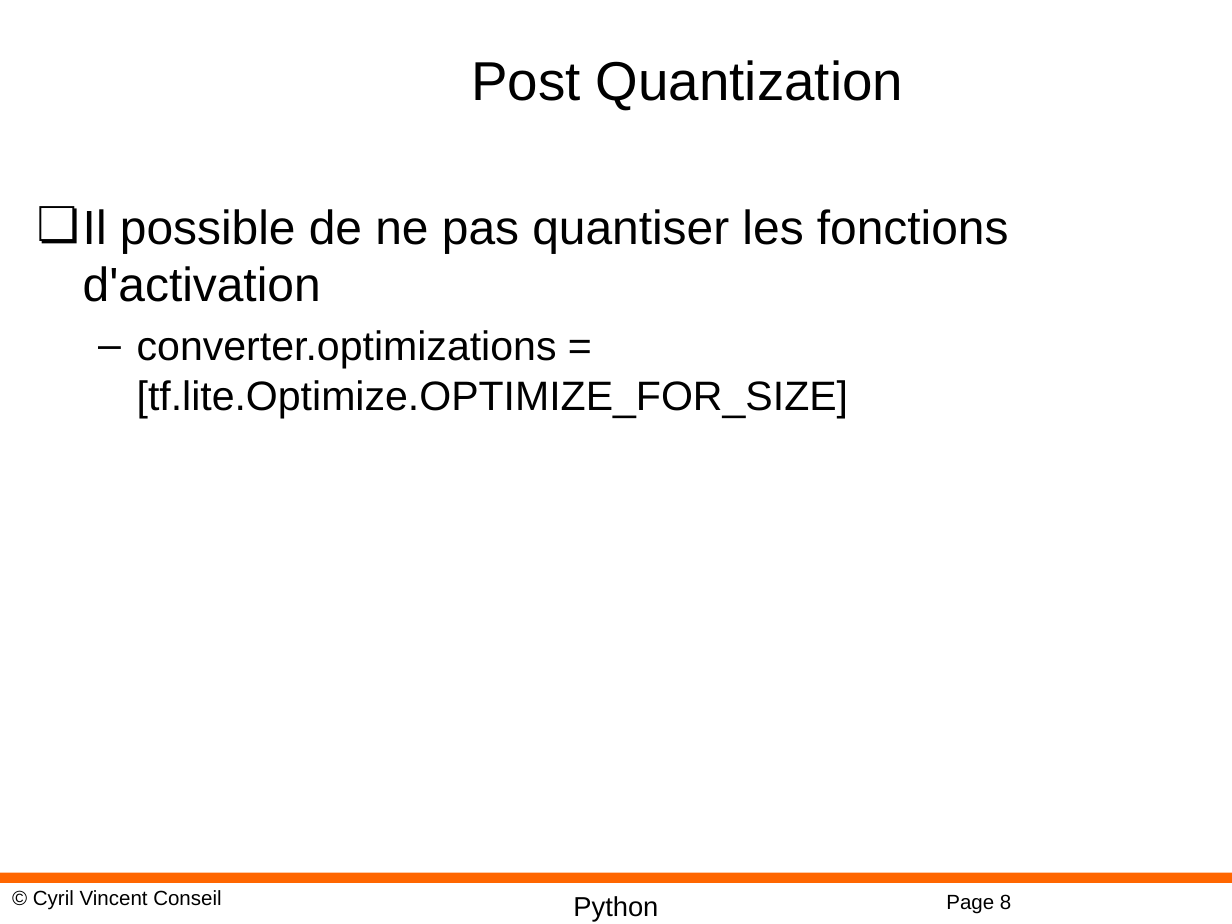
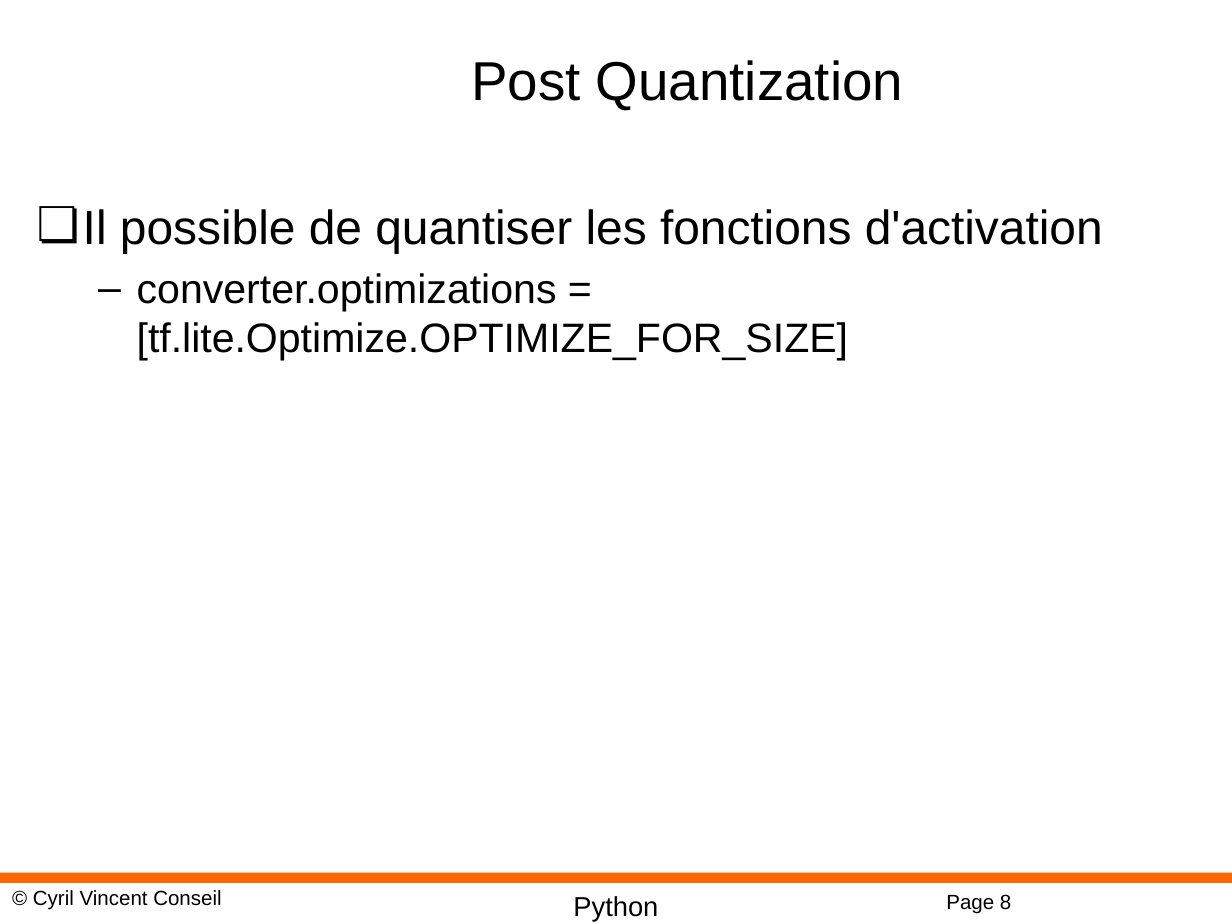
Before and after one commit to cyrilvincent/DL, a slide deck: slide 8 of PPT/DeepLearning16-Optimizations.pptx. Drawn at 1232x924 pixels with LibreOffice and Linux fonts; fonts in the diff are those of the drawing; background and template pictures are left out. Boxes give left, top, right and bottom in pixels: in the first picture for what was removed or moved away, otherwise in the second. Text is boxed around its words. In the diff, an @@ line names an element or a change of style, - is before the commit and + after.

Commit message:
ST

```diff
--- a/PPT/DeepLearning16-Optimizations.pptx
+++ b/PPT/DeepLearning16-Optimizations.pptx
@@ text at [83,209,1103,253]: text changed @@
-❏ Il possible de ne pas quantiser les fonctions d'activation
+❏ Il possible de quantiser les fonctions d'activation
```
Also in this commit, not shown: 1 other slide changed.
